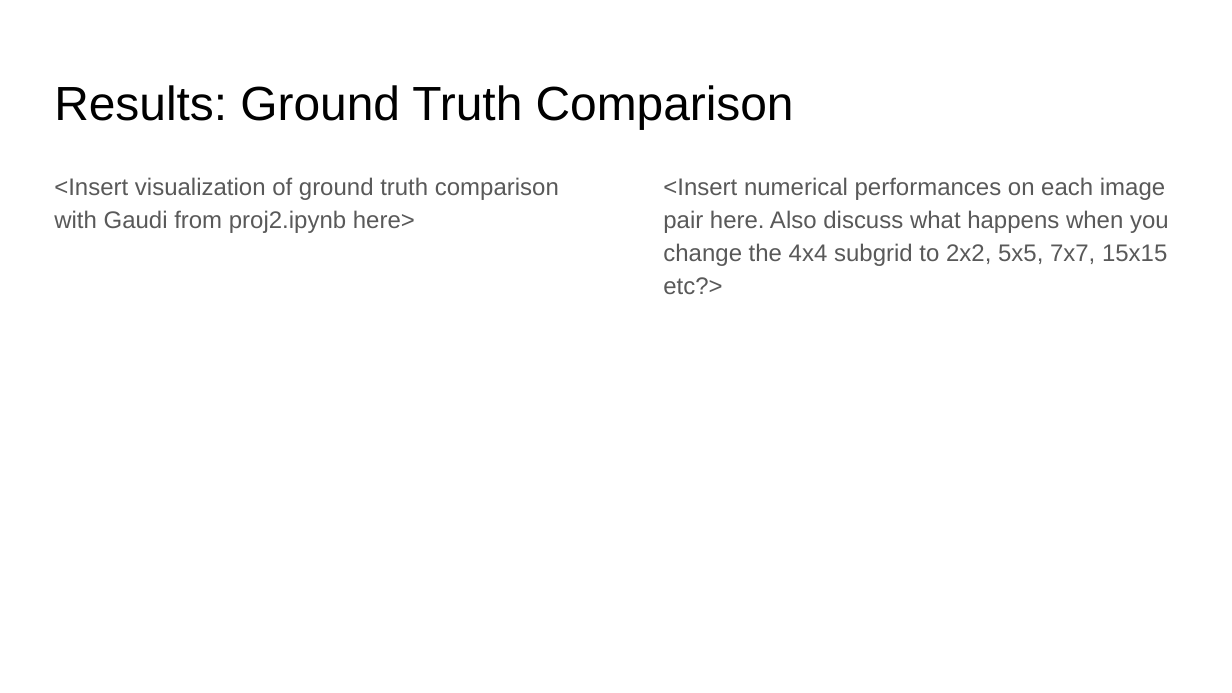
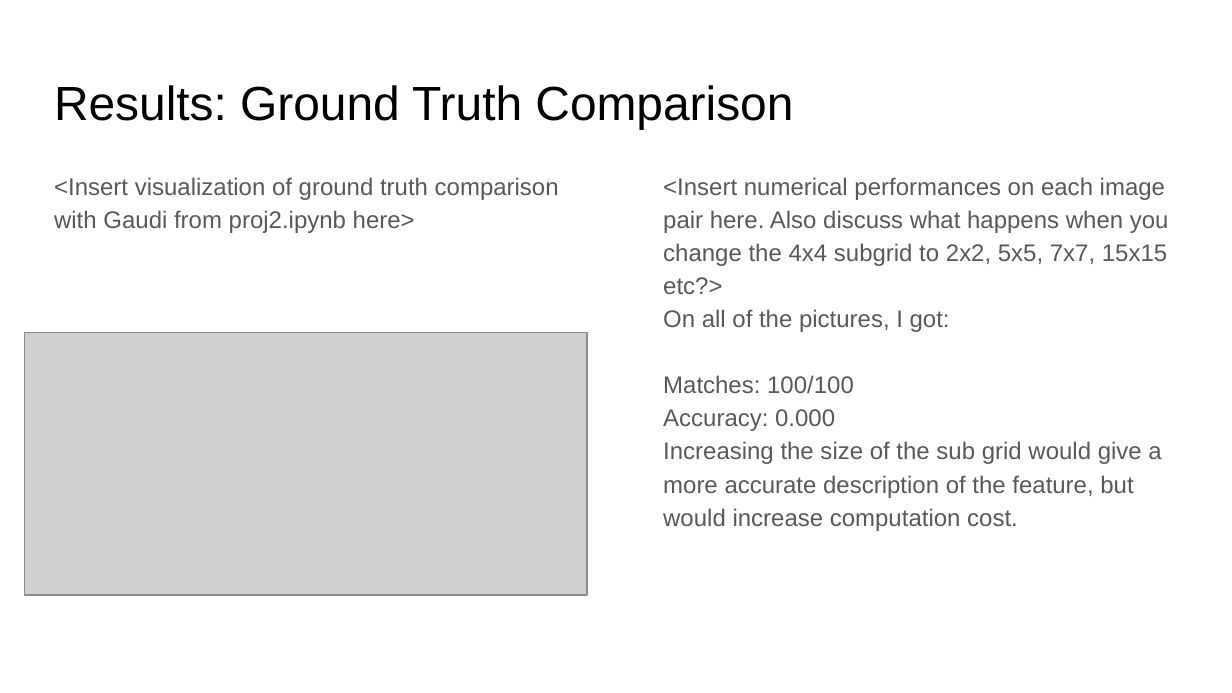
Before and after one commit to aten2001/Computer-Vision, a slide deck: slide 9 of computerVision/proj2_v3/report_template.pptx. Drawn at 1232x693 pixels with LibreOffice and Linux fonts; fonts in the diff are those of the drawing; grey boxes stand for pictures. Boxes give left, top, right and bottom in pixels: in the first picture for what was removed or moved away, otherwise in the second. Text is boxed around its words. In the diff, an @@ line names an element or a change of style, - is before the commit and + after.

```diff
--- a/computerVision/proj2_v3/report_template.pptx
+++ b/computerVision/proj2_v3/report_template.pptx
@@ text at <box>663,309,1161,531</box>: paragraphs added @@
+On all of the pictures, I got:
+Matches: 100/100
+Accuracy: 0.000
+Increasing the size of the sub grid would give a more accurate description of the feature, but would increase computation cost.
@@ picture added at <box>25,333,588,595</box> @@
```
Also in this commit, not shown: 8 other slides changed, 2 slides added, 2 slides removed, 4 other files.
